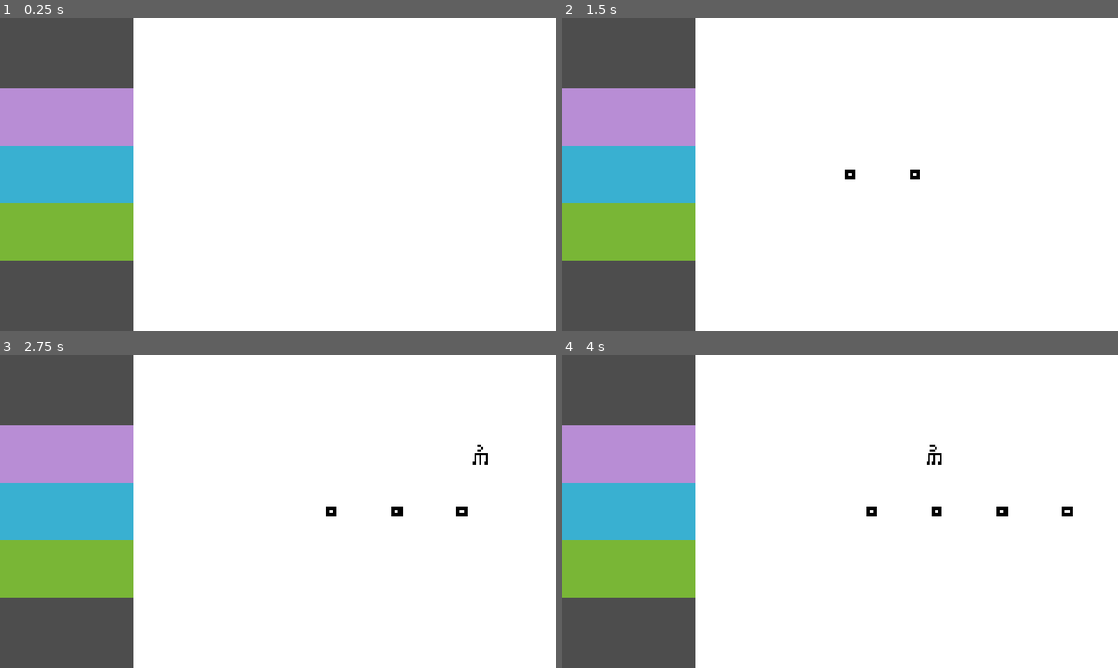
Above: before the commit, frames 1-4 (two rows, left to right).
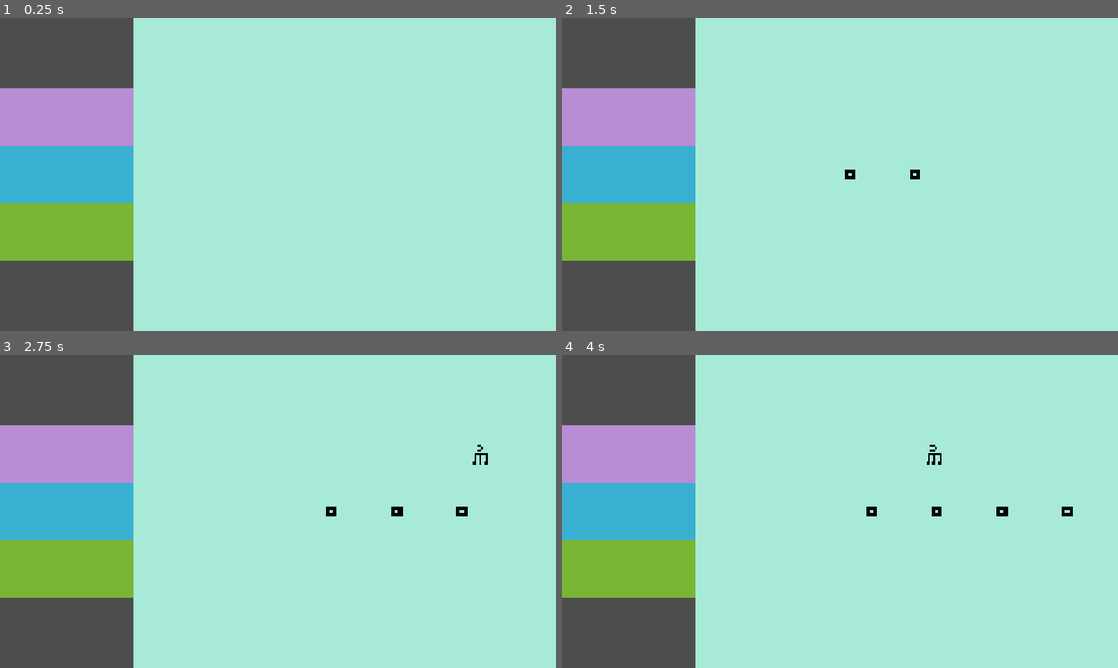
Above: after the commit, the same moments.

Repository: chorwat2137/haven-2026
Game: Godot game, scene res://scenes/main.tscn
The game is run twice, just before and just after one commit, with the same random seed, the same clock (stepped at 60 frames per second) and the same inputs. This scene is started directly instead of the project's main scene.
Inputs:
- Up to frame 1 (0.25 s): no input
- Up to frame 2 (1.5 s): tap Enter (ui_accept) at 0.5, 0.77 s; hold Right (ui_right) from 0.53 s (still down); tap Space (shoot) at 0.6, 1.35 s
- Up to frame 3 (2.75 s): tap Enter (ui_accept) at 1.52 s; release Right (ui_right) at 2.03 s; hold Left (ui_left) from 2.03 s (still down); tap Space (shoot) at 2.1 s
- Up to frame 4 (4 s): release Left (ui_left) at 2.78 s; hold Right (ui_right) from 2.78 s (still down); tap Space (shoot) at 2.85, 3.6 s; tap Enter (ui_accept) at 3.02, 3.77 s

The runs differ from the first frame. In frame 1, 76% of the frame differs, in the area x 24-100%, y 0-100%; in frame 2, 76%; in frame 3, 76%; in frame 4, 76%.

Commit message:
Automatic sync

Diff:
--- a/scenes/main.tscn
+++ b/scenes/main.tscn
@@ -2,10 +2,15 @@
 
 [ext_resource type="Script" uid="uid://dr8cf3fux3q7n" path="res://scripts/main.gd" id="1_0wfyh"]
 [ext_resource type="PackedScene" uid="uid://c61woxbidsqx" path="res://scenes/player.tscn" id="1_o5qli"]
-[ext_resource type="PackedScene" uid="uid://rvj0gr7220mv" path="res://scenes/wiktor.tscn" id="3_sugp2"]
+[ext_resource type="AudioStream" uid="uid://5y3mbq1d6jku" path="res://sfx/music/Ayahuasca - New Moon.wav" id="2_jyhfs"]
+[ext_resource type="PackedScene" uid="uid://g1ip3d8jtu60" path="res://scenes/spectrum.tscn" id="3_sugp2"]
 
 [node name="Node" type="Node" unique_id=839730489]
 script = ExtResource("1_0wfyh")
+
+[node name="AudioStreamPlayer" type="AudioStreamPlayer" parent="." unique_id=1525278650]
+stream = ExtResource("2_jyhfs")
+autoplay = true
 
 [node name="Linia" type="ColorRect" parent="." unique_id=1232044274]
 offset_left = -780.0
@@ -37,6 +42,9 @@
 [node name="Player" parent="." unique_id=2121710803 instance=ExtResource("1_o5qli")]
 
 [node name="Spectrum" parent="Player" unique_id=137574055 instance=ExtResource("3_sugp2")]
-position = Vector2(-500, -540)
+offset_left = -500.0
+offset_top = -540.0
+offset_right = 1420.0
+offset_bottom = 540.0
 
 [node name="Camera2D2" type="Camera2D" parent="Player" unique_id=2011008339]
